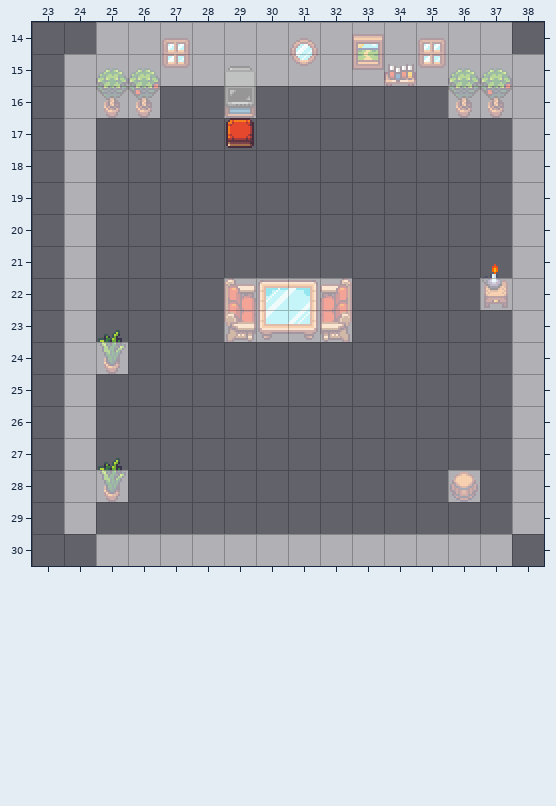
Two states of a Tiled map, for_tiledd/uppstairs.tmx. That is the earlier state.
Cells are 16x16 px. Shown: x 23..38, y 14..30.
After the commit:
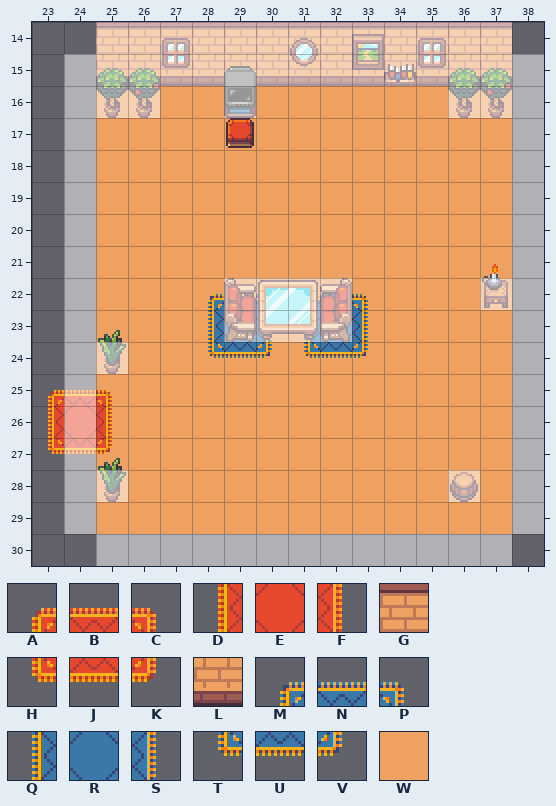
Key: from "atlas_16x": A 16, B 17, C 18, D 64, E 65, F 66, G 98, H 112, J 113, K 114, L 146, M 160, N 161, P 162, Q 208, R 209, S 210, T 256, U 257, V 258, W 290.
_ is an empty cell.
Tiles of an added or newly shown layer are drawn over the layers below it.
Changes in this commit:
{"where": "layer \"Rutlager 1\" (now shown)"}
{"y":14,"x":25,"old":"_____________","new":"GGGGGGGGGGGGG"}
{"y":15,"x":25,"old":"_____________","new":"LLLLLLLLLLLLL"}
{"y":16,"x":25,"old":"____","new":"WWWW"}
{"y":16,"x":30,"old":"________","new":"WWWWWWWW"}
{"y":17,"x":25,"old":"_____________","new":"WWWWWWWWWWWWW"}
{"y":18,"x":25,"old":"_____________","new":"WWWWWWWWWWWWW"}
{"y":19,"x":25,"old":"_____________","new":"WWWWWWWWWWWWW"}
{"y":20,"x":25,"old":"_____________","new":"WWWWWWWWWWWWW"}
{"y":21,"x":25,"old":"_____________","new":"WWWWWWWWWWWWW"}
{"y":22,"x":25,"old":"_____________","new":"WWWWWWWWWWWWW"}
{"y":23,"x":25,"old":"____","new":"WWWW"}
{"y":23,"x":30,"old":"__","new":"WW"}
{"y":23,"x":33,"old":"_____","new":"WWWWW"}
{"y":24,"x":25,"old":"_____________","new":"WWWWWWWWWWWWW"}
{"y":25,"x":25,"old":"_____________","new":"WWWWWWWWWWWWW"}
{"y":26,"x":25,"old":"_____________","new":"WWWWWWWWWWWWW"}
{"y":27,"x":25,"old":"_____________","new":"WWWWWWWWWWWWW"}
{"y":28,"x":25,"old":"_____________","new":"WWWWWWWWWWWWW"}
{"y":29,"x":25,"old":"_____________","new":"WWWWWWWWWWWWW"}
{"where": "layer \"dec2\" (now shown)"}
{"y":22,"x":28,"old":"______","new":"MNPMNP"}
{"y":23,"x":28,"old":"______","new":"QRSQRS"}
{"y":24,"x":28,"old":"______","new":"TUVTUV"}
{"y":25,"x":23,"old":"___","new":"ABC"}
{"y":26,"x":23,"old":"___","new":"DEF"}
{"y":27,"x":23,"old":"___","new":"HJK"}
